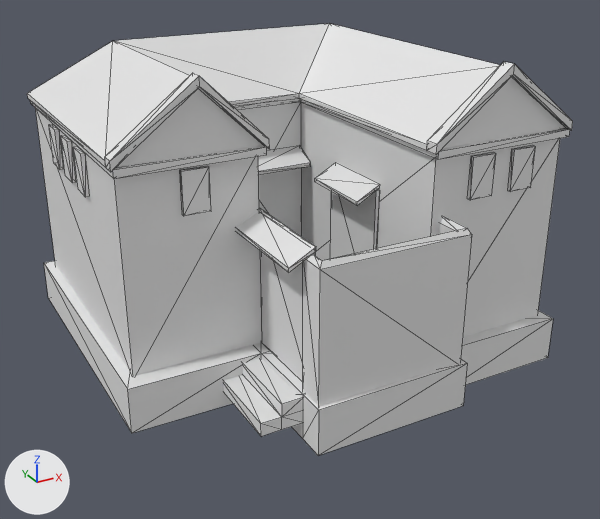
Before and after pictures for a commit that changed the COLLADA model art/meshes/structural/cyrene/house_4.dae.
Camera for both pictures: a 50 mm camera at (-13.1, -24.0, 14.2) aimed at (0.2, 0.2, 2.1). Arrows for +X, +Y and +Z are at lower left; the lights stay in place. The older version comes first. Mesh edges are drawn as thin lines.

In view in the first picture: 'house_4'.
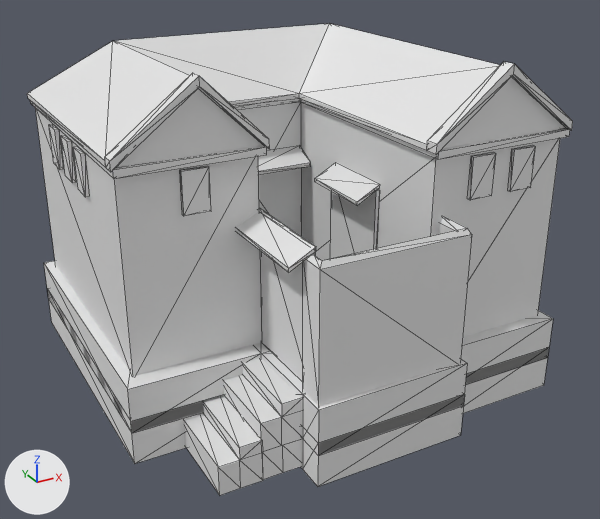
Boxes (x1, y1, x2, y2) around the edits, measured in the pictures (600 x 519 px):
'house_4', reshaped (9% taller): before (27, 24, 573, 455); after (27, 24, 573, 495)
part 1 of me_cubo_129, added: after (47, 289, 549, 487)
part 2 of me_cubo_129, added: after (184, 396, 263, 495)
part 3 of me_cubo_129, built on: before (223, 381, 302, 436); after (223, 381, 302, 480)

Patch to the scene script:
```diff
--- a/art/meshes/structural/cyrene/house_4.dae.py
+++ b/art/meshes/structural/cyrene/house_4.dae.py
@@ me_cubo_129 @@
 # used by ob_house_4; location = (0.0, 0.0, 0.0)
-me_cubo_129.from_pydata(...)  # 345 vertices, 510 faces; spans x -7.28..7.41, y -6.29..8.33, z -1.2..9.58
+me_cubo_129.from_pydata(...)  # 396 vertices, 558 faces; spans x -7.28..7.41, y -6.29..8.33, z -2.36..9.58
+# me_cubo_129 part 1: the loose piece of 25 vertices spanning x -7.28..7.41, y -6.29..8.33, z -1.2..0.41 is copied, and the copy is moved by (0.0, 0.0, -1.16); it spans x -7.28..7.41, y -6.29..8.33, z -2.36..-0.75
+# me_cubo_129 part 2: a new loose piece of 16 vertices spanning x -5.55..-4.1, y -5.27..-1.84, z -2.31..-0.82, in mat_textura_cirene (its picture is missing)
+# me_cubo_129 part 3
+# 18 faces are deleted
+# 6 vertices in x -4.13..-2.68, y -5.27..-1.84, z -0.67 move by (0.0, 0.0, -0.58)
+# 10 vertices are added at x -4.1..-2.27, y -5.27..-1.94, z -2.28..5.08
+# 6 new faces join them
 me_cubo_129.materials.append(mat_textura_cirene)
```
